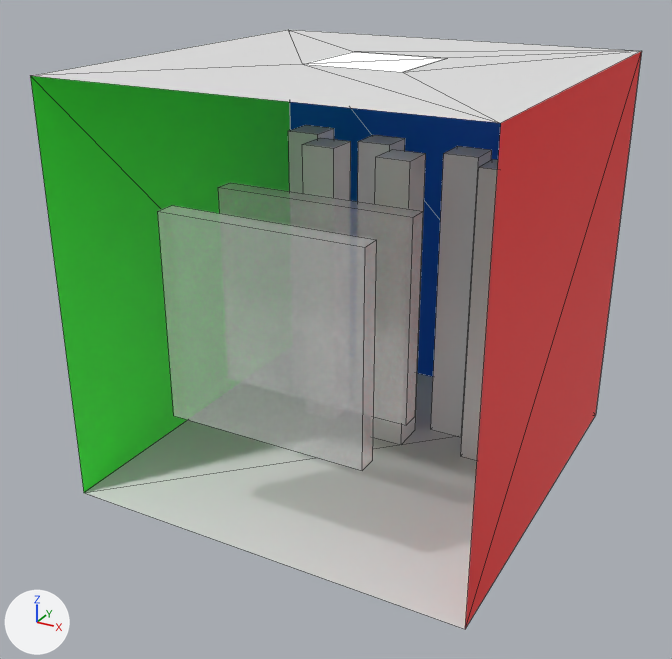
The OBJ model res/transparent.obj: old version first, new version second.
Camera for both pictures: a camera (50 mm lens) standing at (9.75, -15.39, 10.67) and looking at (1.44, -0.27, 3.11). The axes (+X, +Y, +Z) are drawn at lower left. The lights are the same throughout. Mesh edges are drawn as thin lines. Where no turn or scale is listed for an object, it has been applied to the vertices.

In view in the first picture: 'Cube.001', 'Cube.003_Cube.004', 'Cube.004_Cube.006', 'Cube.005_Cube.007', 'Cube.006_Cube.008', 'Cube.007_Cube.010', 'Cube_Cube.003', 'Plane.005', 'Plane.006', 'Plane.007', 'Plane.008', 'Plane.009'.
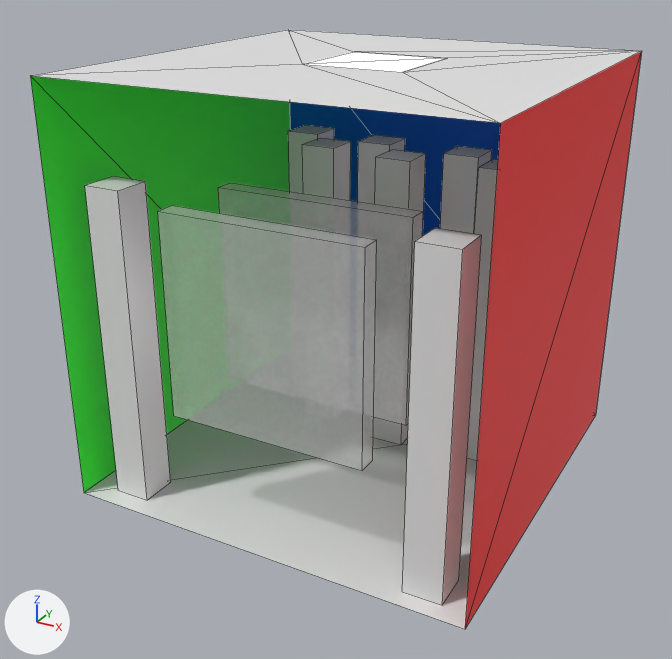
Pixel boxes [x1, y1, x2, y2] of what changed, in the pictures (672 x 659 px):
'Cube.008_Cube.002', added
    after: [402, 228, 481, 605]
'Cube.009_Cube.005', added
    after: [85, 176, 171, 500]
'Cube.005_Cube.007', unchanged, covered by the edit
    before: [431, 146, 492, 437]
    after: [440, 146, 492, 234]

What changed in the scene script:
```text
Add me_cube_009_cube_005:
    me_cube_009_cube_005.from_pydata(...)  # a box spanning x -1.94..-1.19, y -3.37..-2.62, z 0.0..6.38
    me_cube_009_cube_005.materials.append(mat_none)  # white #e7e7e7
Add me_cube_008_cube_002:
    me_cube_008_cube_002.from_pydata(...)  # a box spanning x 4.49..5.24, y -3.43..-2.68, z 0.0..6.38
    me_cube_008_cube_002.materials.append(mat_none)  # white #e7e7e7
Add ob_cube_009_cube_005:
    ob_cube_009_cube_005 = bpy.data.objects.new('Cube.009_Cube.005', me_cube_009_cube_005)
    ob_cube_009_cube_005.location = (0.0, 0.0, 0.0)
Add ob_cube_008_cube_002:
    ob_cube_008_cube_002 = bpy.data.objects.new('Cube.008_Cube.002', me_cube_008_cube_002)
    ob_cube_008_cube_002.location = (0.0, 0.0, 0.0)
```
